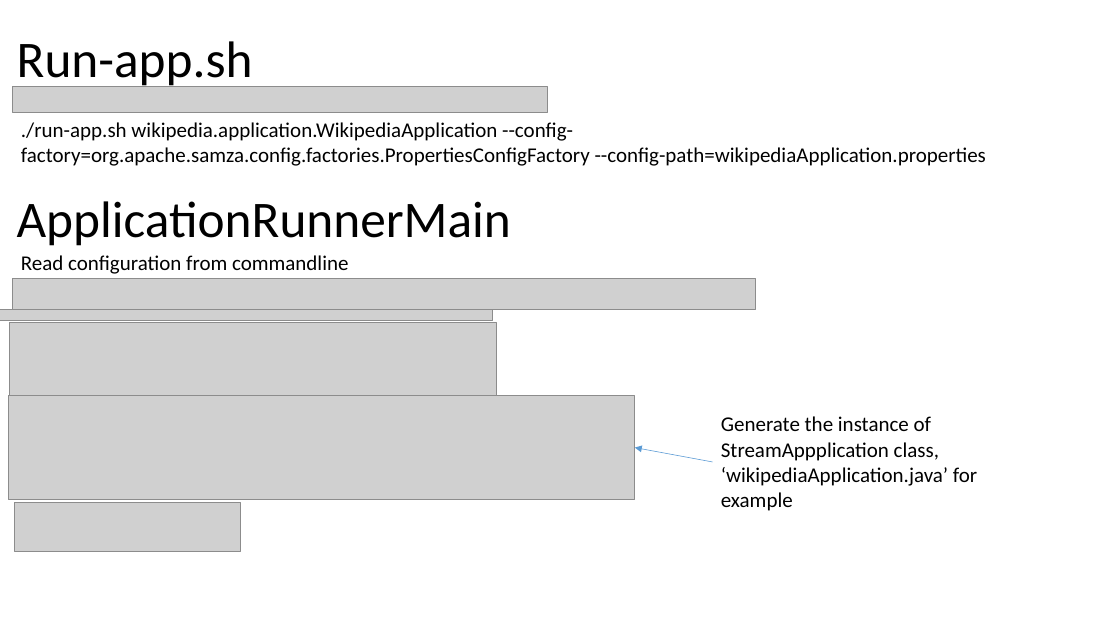
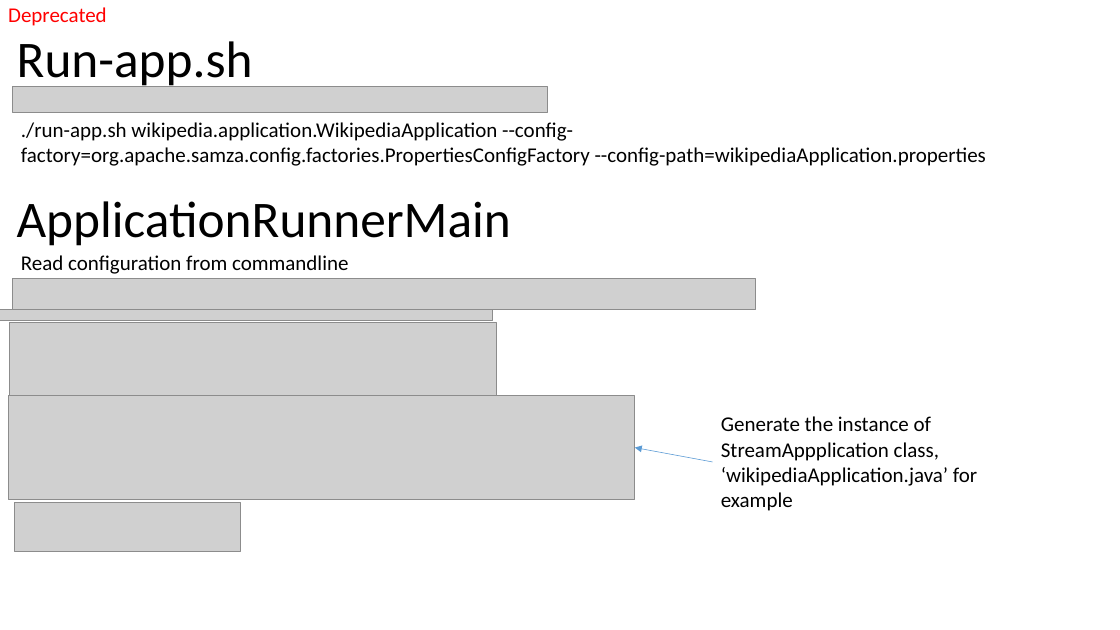
Before and after one commit to Swrrt/Samza-Documents, a slide deck: slide 52 of Documentation/SamzaStructure.pptx (slide 18 before the commit). Drawn at 1120x630 pixels with LibreOffice and Linux fonts; fonts in the diff are those of the drawing; grey boxes stand for pictures. Boxes give left, top, right and bottom in pixels: in the first picture for what was removed or moved away, otherwise in the second. Text is boxed around its words. In the diff, an @@ line names an element or a change of style, - is before the commit and + after.

```diff
--- a/Documentation/SamzaStructure.pptx
+++ b/Documentation/SamzaStructure.pptx
@@ text added at bbox=[8, 7, 107, 26], 18 pt, text #FF0000 @@
+Deprecated
```
Also in this commit, not shown: 3 other slides changed, 9 slides added.
